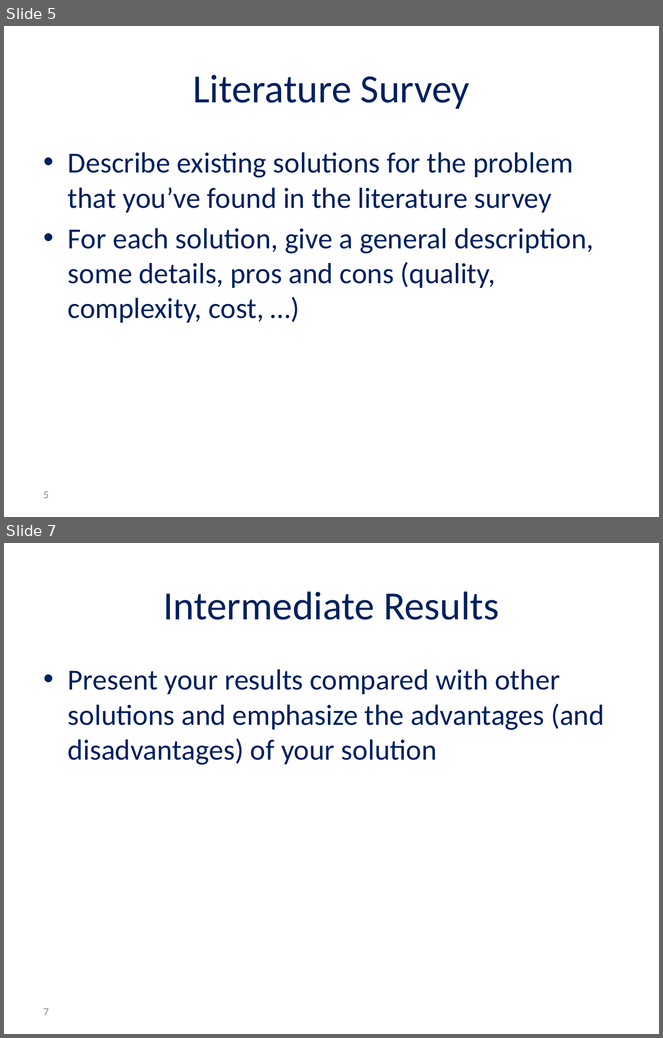
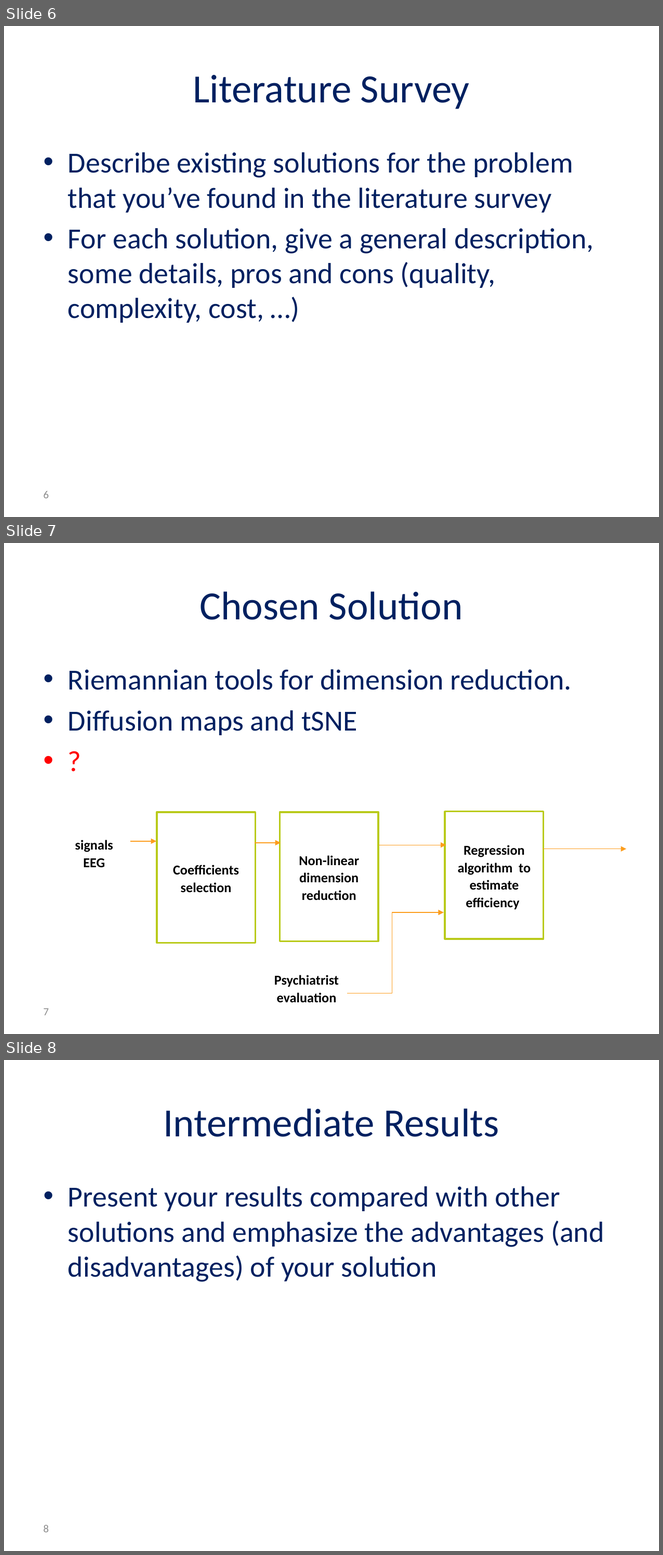
Before and after one commit to reggevlivney/BrainSway, a slide deck: Project_Midterm_Presentation.pptx. Shown one above the other, each under a label of ours: slides 5 and 7 before the commit, slides 6, 7 and 8 after it; the slides between them are not shown. The pictures are 663x1038 and 663x1555 pixels, drawn with LibreOffice and Linux fonts; fonts in the diff are those of the drawing; background and template pictures are left out. Boxes give left, top, right and bottom in pixels: in the first picture for what was removed or moved away, otherwise in the second. Text is boxed around its words. In the diff, an @@ line names an element or a change of style, - is before the commit and + after.

Commit message:
Few pictures and explanations in the presentation. Splitting the signals to the signals before and after the stimulation.

```diff
--- a/Project_Midterm_Presentation.pptx
+++ b/Project_Midterm_Presentation.pptx
@@ slide 7 added at (x1=4, y1=543, x2=659, y2=1034), background #FFFFFF @@
@@ title added at (x1=200, y1=591, x2=463, y2=620), 44 pt, text #002060 @@
+Chosen Solution
@@ text added at (x1=68, y1=669, x2=572, y2=735), 32 pt, text #002060 @@
+• Riemannian tools for dimension reduction.
+• Diffusion maps and tSNE
+• ?
@@ group added at (x1=75, y1=812, x2=626, y2=1003): 4 arrows, 3 rectangles, 2 texts, 1 elbow arrow @@
+Coefficients selection
+Non-linear dimension reduction
+Regression algorithm to estimate efficiency
+signals EEG
+Psychiatrist evaluation
@@ page number added at (x1=44, y1=1008, x2=49, y2=1016), 12 pt, text #8C8C8C @@
+7
@@ what was slide 5 is now slide 6 @@
@@ page number at (x1=44, y1=491, x2=49, y2=499): text changed @@
-5
+6
@@ what was slide 7 is now slide 8 @@
@@ page number at (x1=44, y1=1525, x2=49, y2=1533): text changed @@
-7
+8
```
Also in this commit, not shown: 2 slides changed, 5 other slides added, 2 slides removed, 2 other files.
